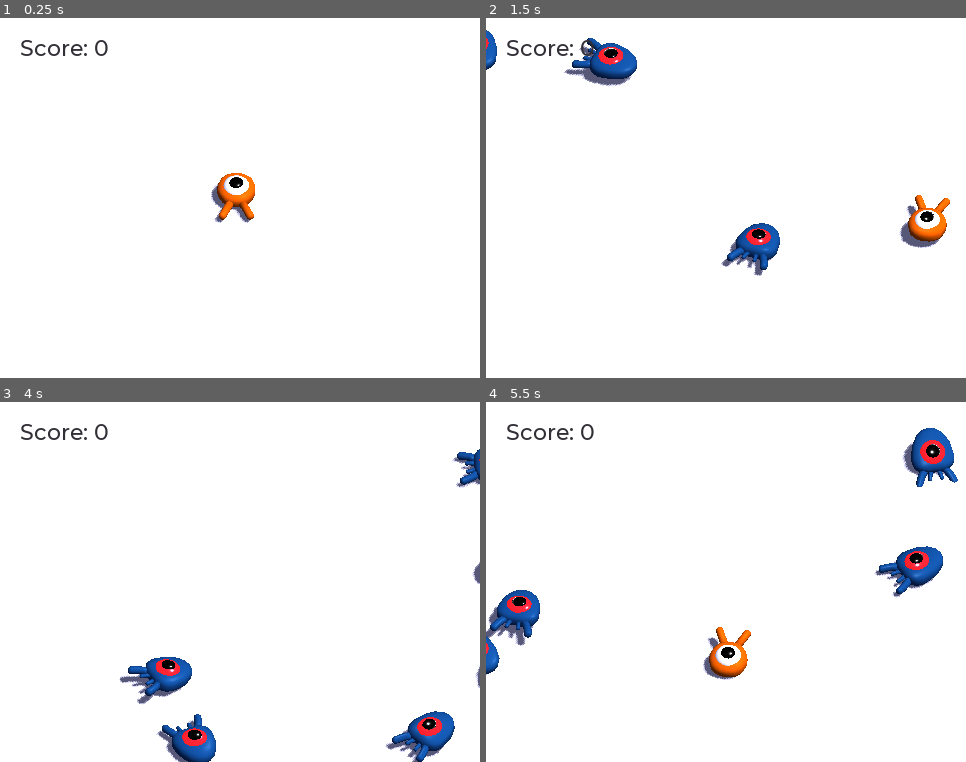
Above: before the commit, frames 1-4 (two rows, left to right).
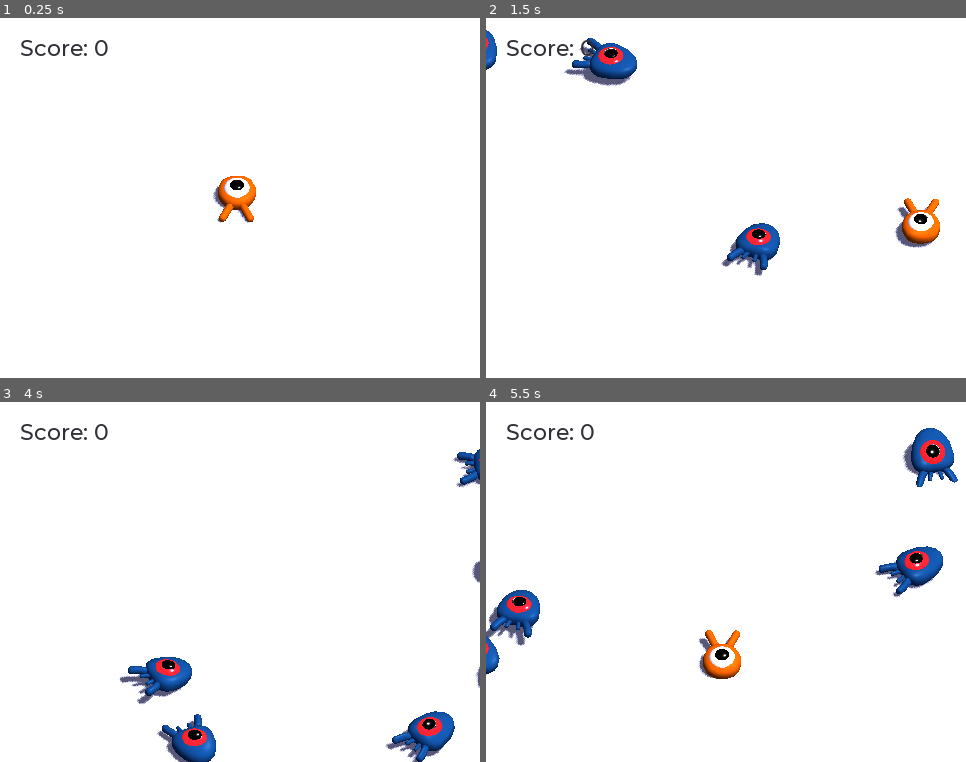
Above: after the commit, the same moments.

Repository: godotengine/godot-3d-dodge-the-creeps
Game: Godot game, scene res://Main.tscn
Same seed, same stepped clock (60 frames per second), same inputs: the game is played once before the commit and once after it.
Inputs:
- Up to frame 1 (0.25 s): no input
- Up to frame 2 (1.5 s): tap Enter (ui_accept) at 0.5 s; hold Right (move_right) 0.53-1.28 s; tap Space (jump) at 0.77 s; hold Down (move_back) from 1.28 s (still down)
- Up to frame 3 (4 s): tap Space (jump) at 1.52, 3.02, 3.77 s; release Down (move_back) at 2.03 s; hold Right (move_right) 2.03-2.78 s; hold Up (move_forward) 2.78-3.53 s; hold Left (move_left) from 3.53 s (still down)
- Up to frame 4 (5.5 s): tap Space (jump) at 4.52 s; release Left (move_left) at 5.03 s; hold Down (move_back) from 5.03 s (still down)

The runs differ from the first frame. In frame 1, 0.6% of the frame differs, in the area x 43-54%, y 43-57%; in frame 2, 1.0%; in frame 3, less than 0.1%; in frame 4, 1.0%, in the area x 5-96%, y 11-78%.

Commit message:
Update 3D models

Diff:
--- a/dodge_the_creeps_3d/Main.tscn
+++ b/dodge_the_creeps_3d/Main.tscn
@@ -83,7 +83,7 @@
 curve = SubResource( 5 )
 
 [node name="SpawnLocation" type="PathFollow" parent="SpawnPath"]
-transform = Transform( -0.480713, 0, -0.876877, 0, 1, 0, 0.876877, 0, -0.480713, -12.9746, 0, -14.9397 )
+transform = Transform( -0.491811, 0, -0.870701, 0, 1, 0, 0.870701, 0, -0.491811, -12.9746, 0, -14.9397 )
 offset = 26.9729
 rotation_mode = 1
 cubic_interp = false
--- a/dodge_the_creeps_3d/Player.tscn
+++ b/dodge_the_creeps_3d/Player.tscn
@@ -43,10 +43,9 @@
 script = ExtResource( 1 )
 
 [node name="Pivot" type="Spatial" parent="."]
-transform = Transform( 1, 0, 0, 0, 1, 0, 0, 0, 1, 0.153214, 0, 0 )
 
 [node name="Character" parent="Pivot" instance=ExtResource( 2 )]
-transform = Transform( 1, 0, 0, 0, 0.987214, 0.1594, 0, -0.1594, 0.987214, 0, 0.348069, 0 )
+transform = Transform( 1, 0, 0, 0, 0.999711, 0.0240511, 0, -0.0240511, 0.999711, 0, 0.335971, 0 )
 
 [node name="CollisionShape" type="CollisionShape" parent="."]
 transform = Transform( 1, 0, 0, 0, 1, 0, 0, 0, 1, 0, 0.771765, 0 )
Binary file changed: dodge_the_creeps_3d/art/mob.glb
Binary file changed: dodge_the_creeps_3d/art/player.glb
Not shown, changed: 3d_models/player.blend
